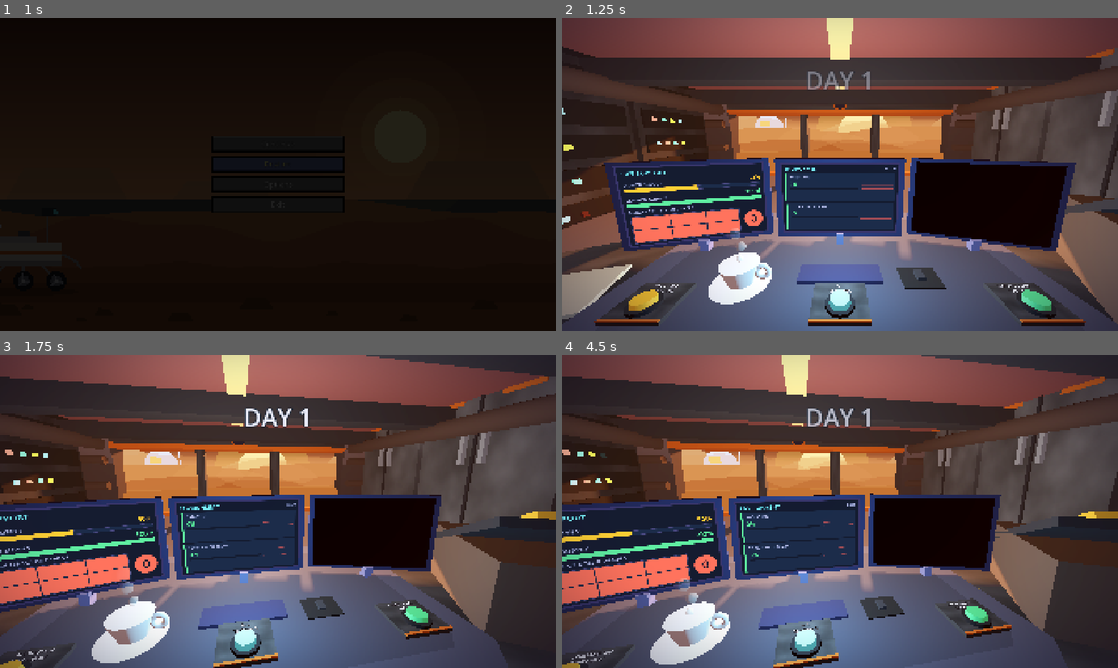
Above: before the commit, frames 1-4 (two rows, left to right).
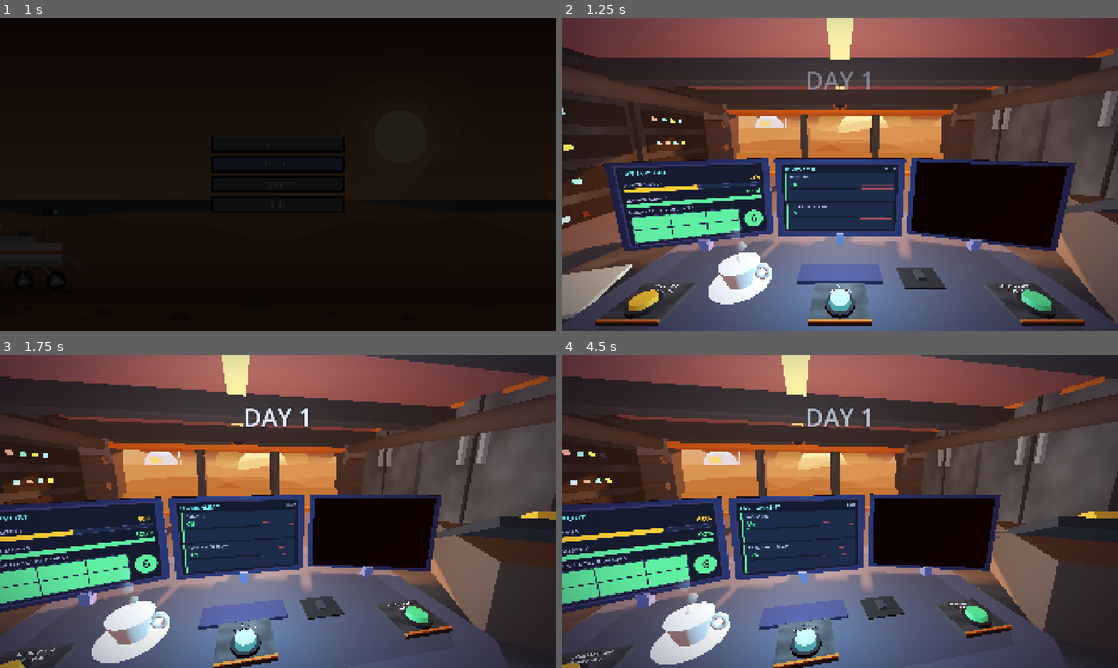
Above: after the commit, the same moments.

Repository: PolarLordStar/junior-astruonaut-mission-trainer
Game: Godot game, scene res://main_menu.tscn
Same seed, same stepped clock (60 frames per second), same inputs: the game is played once before the commit and once after it.
Inputs (mouse positions are in pixels of both pictures, inside the frame that each line leads up to):
- Up to frame 1 (1 s): click "Restart" at 0.5 s
- Up to frame 2 (1.25 s): no input
- Up to frame 3 (1.75 s): move the mouse to (400, 495) at 1.27 s; click (400, 495) at 1.42 s
- Up to frame 4 (4.5 s): move the mouse to (728, 527) at 2.02 s; click (728, 527) at 2.17 s; move the mouse to (895, 442) at 2.77 s; click (895, 442) at 2.92 s; move the mouse to (812, 574) at 3.52 s; click (812, 574) at 3.67 s; move the mouse to (1006, 558) at 4.27 s; click (1006, 558) at 4.42 s

Frame 1 is identical in both runs. In frame 2, 1.5% of the frame differs, in the area x 12-37%, y 61-72%; in frame 3, 2.2%; in frame 4, 2.3%, in the area x 0-34%, y 51-80%.

Commit message:
updating variables for non event components

Diff:
--- a/main/game/components/components.gd
+++ b/main/game/components/components.gd
@@ -82,11 +82,46 @@
 
 
 func tick_update() -> void:
-	pass
+	# ================== INDIVIDUAL COMPONENTS
 
-	# e.g:
-	#Oxygen += preset_values.OXYGEN_INCREASE_AMOUNT
 
+	# Radiation Increase AND High Damages Health
+	if RadiationEnabled:
+		Radiation += preset_values.RADIATION_GCR_INCREASE
+		if Radiation >= preset_values.CRITICAL_RADIATION:
+			# damage health
+			pass
+
+	# Low Oxygen Damages Health
+	if OxygenEnabled:
+		if Radiation < preset_values.CRITICAL_RADIATION:
+			# damage health
+			pass
+
+	# Toxic Perchlorates Increase AND High Damages Health
+	if ToxicPerchEnabled:
+		ToxicPerch += preset_values.TOXIC_PERCH_DUST_INCREASE
+		if ToxicPerch >= preset_values.CRITICAL_TOXIC_PERCH:
+			# damage health
+			pass
+
+
+	# ================== LINKED COMPONENTS
+
+
+	# Max Power generated when Solar Panels disabled
+	if PowerEnabled and not SolarPanEnabled:
+		Power += preset_values.POWER_1SP_INCREASE * preset_values.MAX_SOLAR_PANELS
+
+	# Max Power generated when Solar Panels disabled
+	if PowerEnabled and SolarPanEnabled:
+		Power += preset_values.POWER_1SP_INCREASE * SolarPanels
+
+	# Decreases Health if too many Toxic Perchlorates
+	if OxygenEnabled and ToxicPerchEnabled:
+		if ToxicPerch >= preset_values.MEDIUM_TOXIC_PERCH:
+			# damage health
+			pass
 
 
 
--- a/main/game/game.gd
+++ b/main/game/game.gd
@@ -112,8 +112,8 @@
 			components_script.PowerEnabled = true
 			components_script.RadiationEnabled = true
 			components_script.OxygenEnabled = false
-			components_script.ToxicPerch = false
-			components_script.SolarPanels = false
+			components_script.ToxicPerchEnabled = false
+			components_script.SolarPanEnabled = false
 			components_script.StormsEnabled = false
 			components_script.SlowStormsEnabled = false
 			components_script.FastStormsEnabled = false
@@ -126,8 +126,8 @@
 			components_script.PowerEnabled = true
 			components_script.RadiationEnabled = true
 			components_script.OxygenEnabled = true
-			components_script.ToxicPerch = true
-			components_script.SolarPanels = false
+			components_script.ToxicPerchEnabled = true
+			components_script.SolarPanEnabled = false
 			components_script.StormsEnabled = false
 			components_script.SlowStormsEnabled = false
 			components_script.FastStormsEnabled = false
@@ -140,8 +140,8 @@
 			components_script.PowerEnabled = true
 			components_script.RadiationEnabled = true
 			components_script.OxygenEnabled = true
-			components_script.ToxicPerch = true
-			components_script.SolarPanels = true
+			components_script.ToxicPerchEnabled = true
+			components_script.SolarPanEnabled = true
 			components_script.StormsEnabled = true
 			components_script.SlowStormsEnabled = true
 			components_script.FastStormsEnabled = true
@@ -154,8 +154,8 @@
 			components_script.PowerEnabled = true
 			components_script.RadiationEnabled = true
 			components_script.OxygenEnabled = true
-			components_script.ToxicPerch = true
-			components_script.SolarPanels = true
+			components_script.ToxicPerchEnabled = true
+			components_script.SolarPanEnabled = true
 			components_script.StormsEnabled = true
 			components_script.SlowStormsEnabled = true
 			components_script.FastStormsEnabled = true
@@ -168,8 +168,8 @@
 			components_script.PowerEnabled = true
 			components_script.RadiationEnabled = true
 			components_script.OxygenEnabled = true
-			components_script.ToxicPerch = true
-			components_script.SolarPanels = true
+			components_script.ToxicPerchEnabled = true
+			components_script.SolarPanEnabled = true
 			components_script.StormsEnabled = true
 			components_script.SlowStormsEnabled = true
 			components_script.FastStormsEnabled = true
--- a/main/libraries/preset_values.gd
+++ b/main/libraries/preset_values.gd
@@ -26,5 +26,14 @@
 const MAX_SOLAR_PANELS: int = 6
 const SOLAR_PANELS: int = 6
 
+const RADIATION_GCR_INCREASE: int = 1
+const CRITICAL_RADIATION: int = 90 # decreases health above or equal
+const CRITICAL_OXYGEN: int = 10 # decreases health below
+const TOXIC_PERCH_DUST_INCREASE: int = 1
+const CRITICAL_TOXIC_PERCH: int = 90 # decreases health above or equal
+const MEDIUM_TOXIC_PERCH: int = 50 # decreases above or equal
+
+const POWER_1SP_INCREASE: int = 1
+
 
 # COMPONENTS
